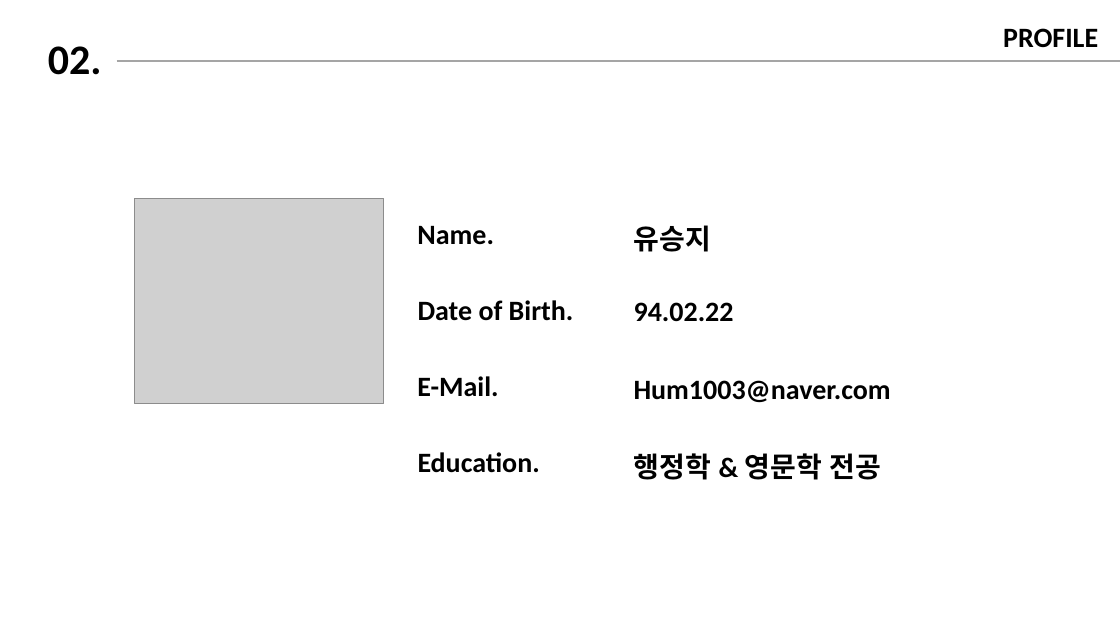
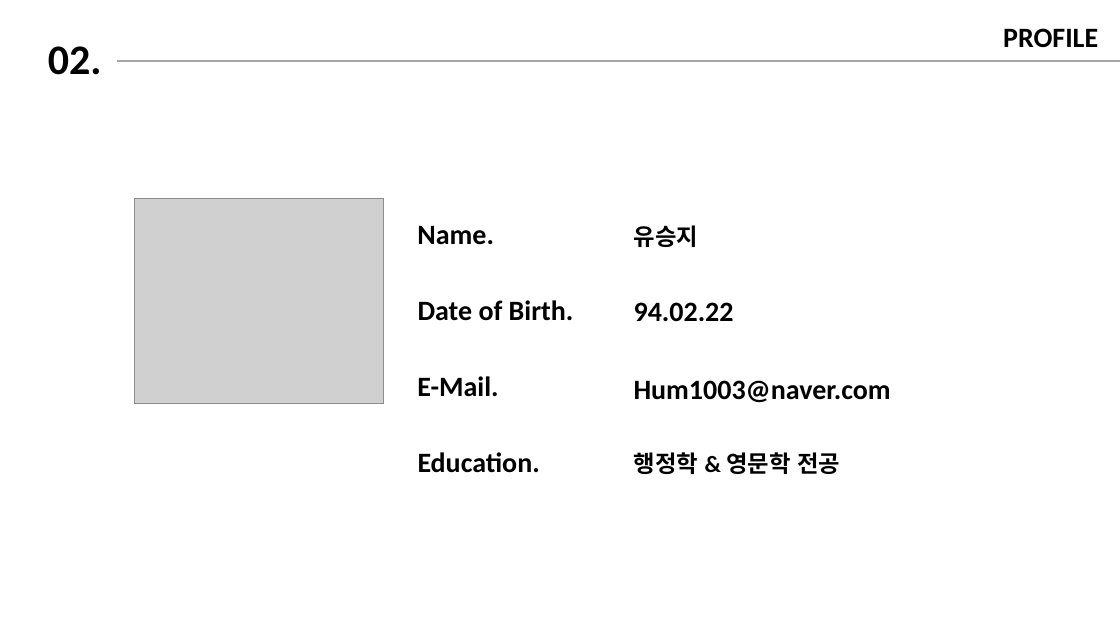
Before and after one commit to ingunbi/20220829-30, a slide deck: slide 2 of 자기소개/자기소개_유승지.pptx. Drawn at 1120x630 pixels with LibreOffice and Linux fonts; fonts in the diff are those of the drawing; grey boxes stand for pictures. Boxes give left, top, right and bottom in pixels: in the first picture for what was removed or moved away, otherwise in the second. Text is boxed around its words. In the diff, an @@ line names an element or a change of style, - is before the commit and + after.

Commit message:
유승지 커밋

```diff
--- a/자기소개/자기소개_유승지.pptx
+++ b/자기소개/자기소개_유승지.pptx
@@ text "유승지" at <box>634,225,698,247</box>: size 24 to 20 pt @@
@@ text "행정학 & 영문학 전공" at <box>634,452,840,474</box>: size 24 to 20 pt @@
```
Also in this commit, not shown: 3 other slides changed.
